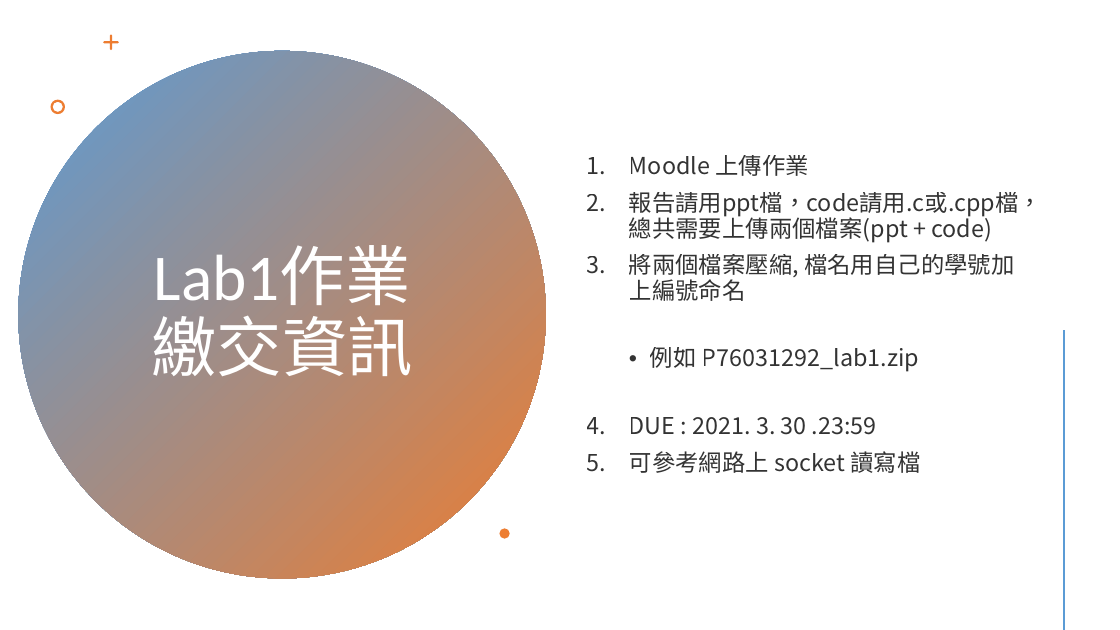
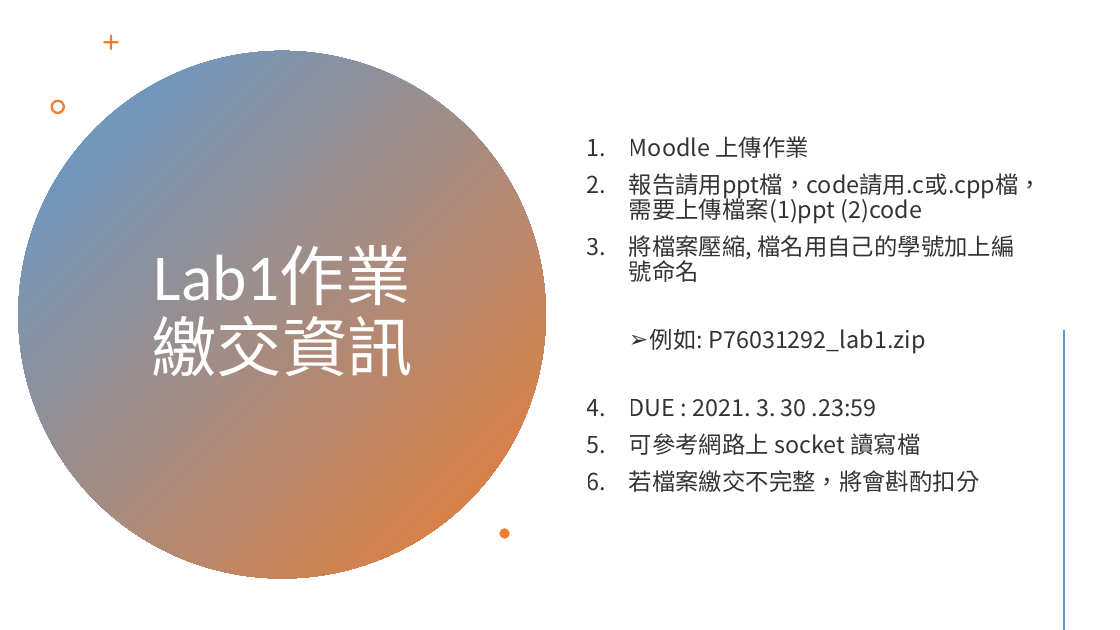
Before and after one commit to hfchen2132131/Network_lab, a slide deck: slide 20 of lab1/Lab 1 Introduction.pptx (slide 16 before the commit). Drawn at 1120x630 pixels with LibreOffice and Linux fonts; fonts in the diff are those of the drawing. Boxes give left, top, right and bottom in pixels: in the first picture for what was removed or moved away, otherwise in the second. Text is boxed around its words. In the diff, an @@ line names an element or a change of style, - is before the commit and + after.

```diff
--- a/lab1/Lab 1 Introduction.pptx
+++ b/lab1/Lab 1 Introduction.pptx
@@ text at [629,173,1042,354]: text changed @@
-2. 報告請用ppt檔，code請用.c或.cpp檔，總共需要上傳兩個檔案(ppt + code)
-3. 將兩個檔案壓縮, 檔名用自己的學號加上編號命名
-  • 例如 P76031292_lab1.zip
+2. 報告請用ppt檔，code請用.c或.cpp檔，需要上傳檔案(1)ppt (2)code
+3. 將檔案壓縮, 檔名用自己的學號加上編號命名
+  ➢ 例如: P76031292_lab1.zip
@@ text at [629,470,980,492]: paragraph added @@
+6. 若檔案繳交不完整，將會斟酌扣分
```
Also in this commit, not shown: 7 other slides changed, 7 slides added, 2 slides removed, 17 other files.
